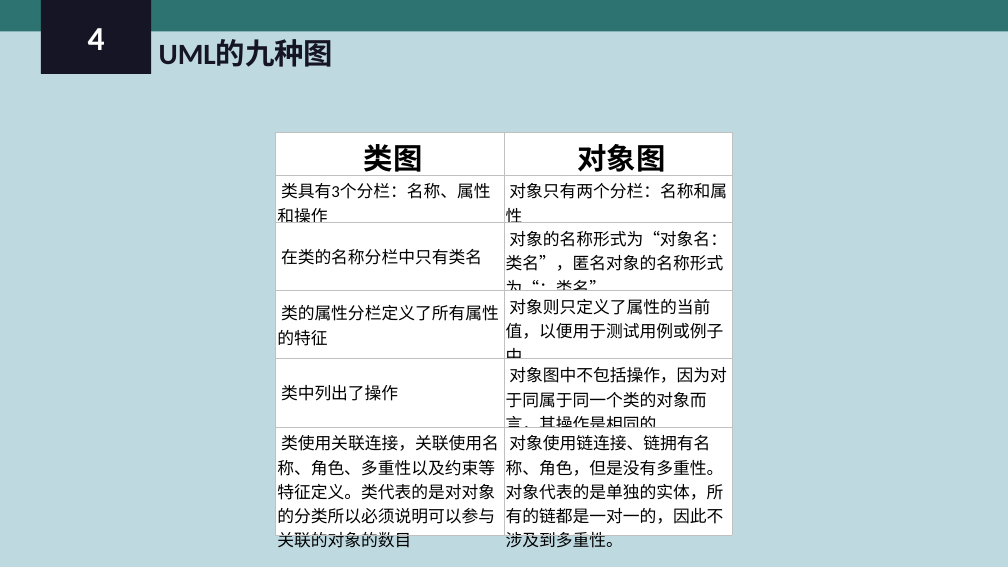
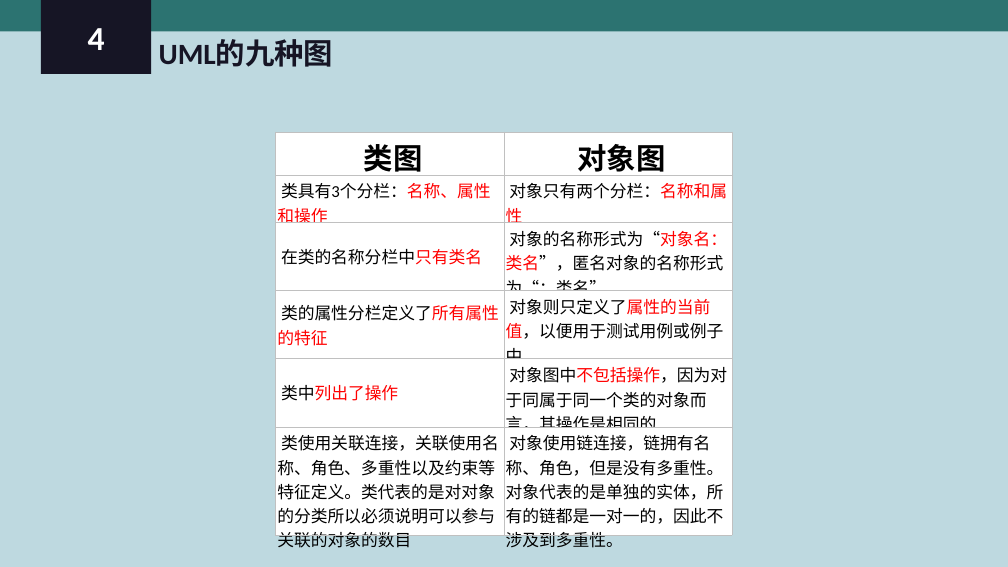
Before and after one commit to PRD-2018-G04/PRD-2018-G04, a slide deck: slide 24 of G04项目组/受控文档/翻转课堂PPT/PRD2018-G04-UML概述.ppt (slide 23 before the commit). Drawn at 1008x567 pixels with LibreOffice and Linux fonts; fonts in the diff are those of the drawing. Boxes give left, top, right and bottom in pixels: in the first picture for what was removed or moved away, otherwise in the second. Text is boxed around its words. In the diff, an @@ line names an element or a change of style, - is before the commit and + after.

```diff
--- a/G04项目组/受控文档/翻转课堂PPT/PRD2018-G04-UML概述.ppt
+++ b/G04项目组/受控文档/翻转课堂PPT/PRD2018-G04-UML概述.ppt
@@ table at bbox=[276, 131, 732, 552] @@
-row 6, column 2: 对象使用链连接、链拥有名称、角色，但是没有多重性。对象代表的是单独的实体，所有的链都是一对一的，因此不涉及到多重性。
+row 6, column 2: 对象使用链连接，链拥有名称、角色，但是没有多重性。对象代表的是单独的实体，所有的链都是一对一的，因此不涉及到多重性。
@@ text colour #000000 to #FF0000 in "类具有3个分栏：名称、属性和操作", "对象只有两个分栏：名称和属性", "在类的名称分栏中只有类名", "对象的名称形式为“对象名：类名”，匿名对象的名称形式为“：类名”" and 4 more places @@
```
Also in this commit, not shown: 22 other slides changed, 4 slides added, 1 slide removed.
